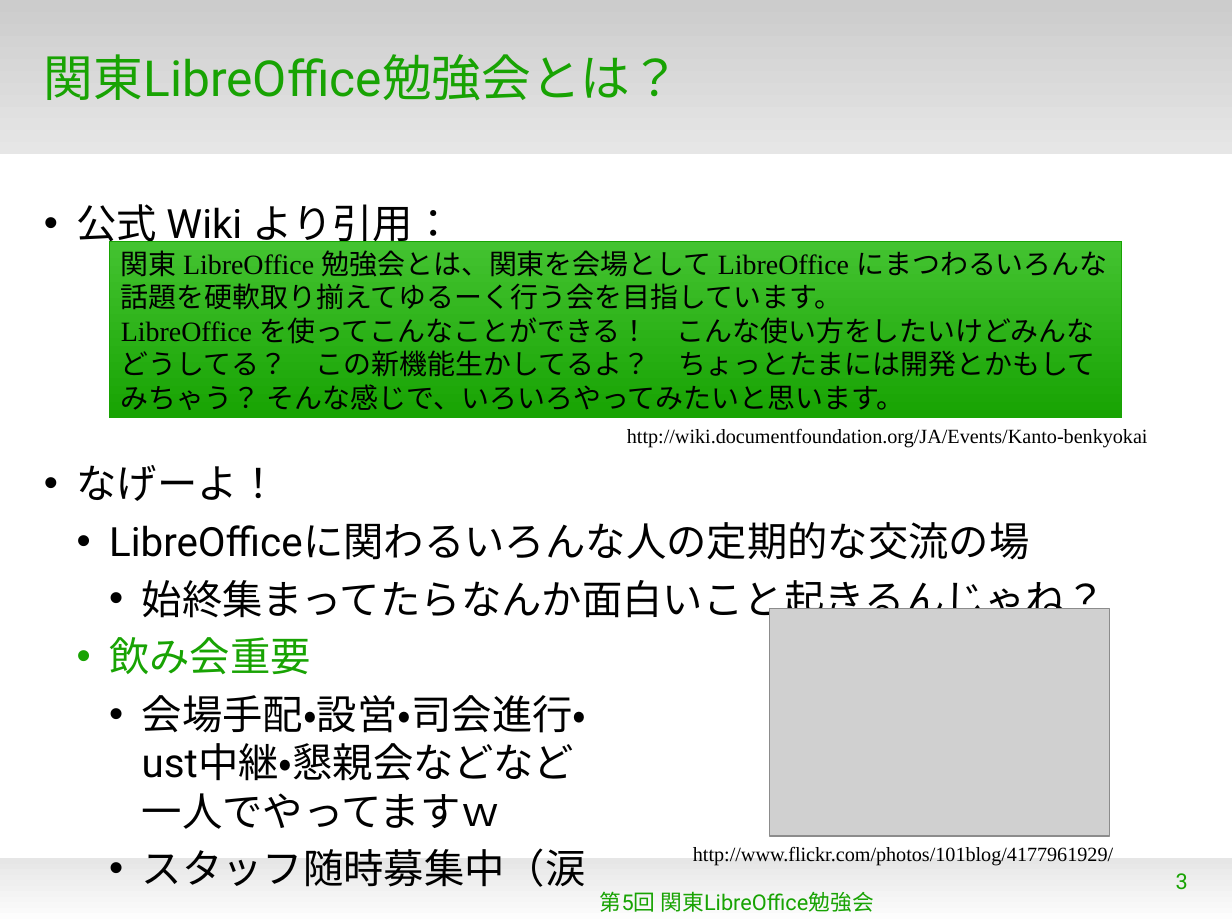
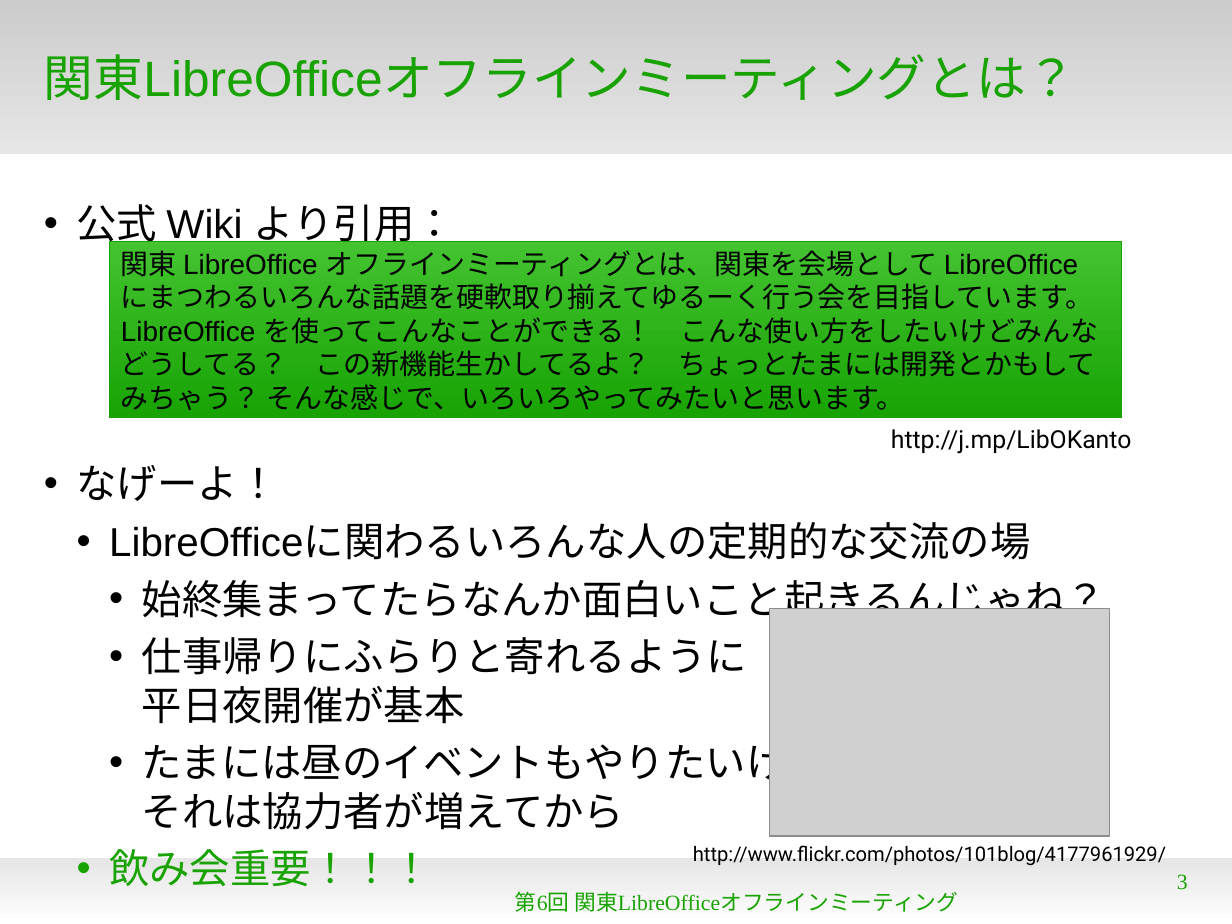
Before and after one commit to naruoga/KantoLibreOffice, a slide deck: slide 3 of Jun2013/OpeningTalk.odp. Drawn at 1232x924 pixels with LibreOffice and Linux fonts; fonts in the diff are those of the drawing; grey boxes stand for pictures; background and template pictures are left out. Boxes give left, top, right and bottom in pixels: in the first picture for what was removed or moved away, otherwise in the second. Text is boxed around its words. In the diff, an @@ line names an element or a change of style, - is before the commit and + after.

Commit message:
OpeningTalk.odp - modify why we change event name

```diff
--- a/Jun2013/OpeningTalk.odp
+++ b/Jun2013/OpeningTalk.odp
@@ title at [44,54,1076,100]: text changed; font Roboto to Arial @@
-関東LibreOffice勉強会とは？
+関東LibreOfficeオフラインミーティングとは？
@@ text at [77,204,1107,624]: font Roboto to Arial in "公式 Wiki より引用：", "なげーよ！", "LibreOfficeに関わるいろんな人の定期的な交流の場", "始終集まってたらなんか面白いこと起きるんじゃね？" @@
@@ text in rectangle at [121,250,1098,410]: text changed; font Times New Roman to Arial @@
-関東 LibreOffice 勉強会とは、関東を会場として LibreOffice にまつわるいろんな話題を硬軟取り揃えてゆるーく行う会を目指しています。
-LibreOffice を使ってこんなことができる！ こんな使い方をしたいけどみんなどうしてる？ この新機能生かしてるよ？ ちょっとたまには開発とかもしてみちゃう？ そんな感じで、いろいろやってみたいと思います。
+関東 LibreOffice オフラインミーティングとは、関東を会場として LibreOffice にまつわるいろんな話題を硬軟取り揃えてゆるーく行う会を目指しています。 LibreOffice を使ってこんなことができる！ こんな使い方をしたいけどみんなどうしてる？ この新機能生かしてるよ？ ちょっとたまには開発とかもしてみちゃう？ そんな感じで、いろいろやってみたいと思います。
@@ text at [891,429,1132,454]: text changed; size 13 to 16 pt; font Times New Roman to Roboto @@
-http://wiki.documentfoundation.org/JA/Events/Kanto-benkyokai
+http://j.mp/LibOKanto
@@ text at [109,637,827,886]: text changed; font Roboto to Arial @@
-  • 飲み会重要
-    • 会場手配・設営・司会進行・
-      ust中継・懇親会などなど
-      一人でやってますｗ
-    • スタッフ随時募集中（涙
+    • 仕事帰りにふらりと寄れるように
+      平日夜開催が基本
+    • たまには昼のイベントもやりたいけど
+      それは協力者が増えてから
+  • 飲み会重要！！！
@@ text "http://www.flickr.com/photos/101blog/4177961929/" at [693,845,1166,866]: font Times New Roman to Roboto @@
@@ page number at [1177,874,1188,890]: font Roboto to Times New Roman @@
@@ text at [515,891,958,912]: text changed; font Roboto to Times New Roman @@
-第5回 関東LibreOffice勉強会
+第6回 関東LibreOfficeオフラインミーティング
```
Also in this commit, not shown: 9 other slides changed, 4 slides added, 2 slides removed.
